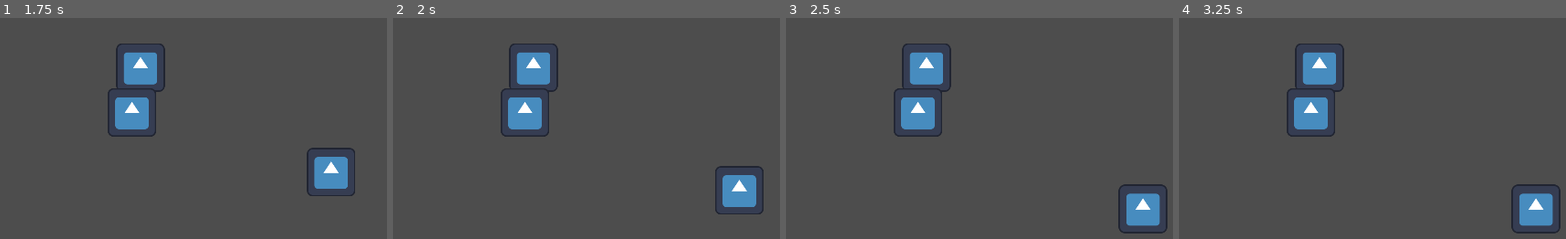
Above: before the commit, frames 1-4 (left to right).
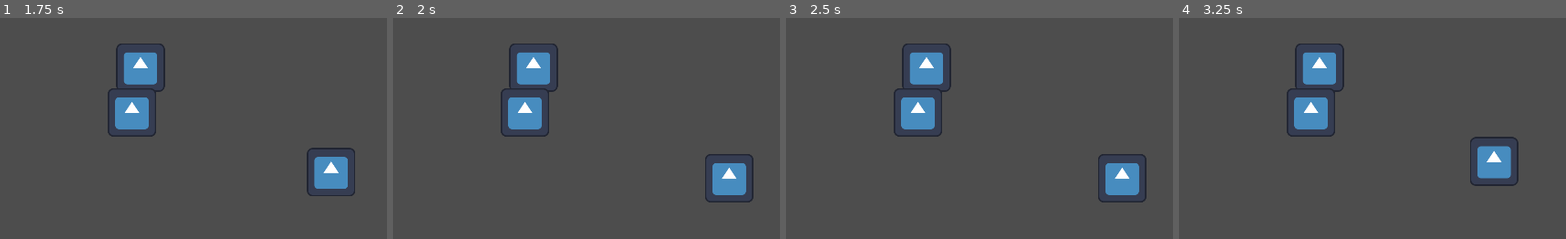
Above: after the commit, the same moments.

Repository: Gr0minet/GGJ2024
Game: Godot game, scene res://src/main/test.tscn
Same seed, same stepped clock (60 frames per second), same inputs: the game is played once before the commit and once after it. The engine's default icon, where the game draws it, is replaced by a stand-in: a white triangle on a blue panel in a dark square.
Inputs:
- Up to frame 1 (1.75 s): hold D (right) 0.53-1.28 s; tap Space (poop) at 0.6, 1.35 s; hold S (down) from 1.28 s (still down)
- Up to frame 2 (2 s): keep holding S (down)
- Up to frame 3 (2.5 s): release S (down) at 2.03 s; hold D (right) from 2.03 s (still down); tap Space (poop) at 2.1 s
- Up to frame 4 (3.25 s): tap Enter at 2.75 s; release D (right) at 2.78 s; hold W (up) from 2.78 s (still down); tap Space (poop) at 2.85 s

Frame 1 is identical in both runs. In frame 2, 2.0% of the frame differs, in the area x 80-96%, y 61-89%; in frame 3, 3.1%; in frame 4, 3.3%, in the area x 75-99%, y 53-98%.
Error before the commit: Parse Error: Identifier "_wandering_time" not declared in the current scope. (res://src/pnj/states/idle.gd:18)

Commit message:
Fix le bug sur idle.gd

Diff:
--- a/src/pnj/pnj.tscn
+++ b/src/pnj/pnj.tscn
@@ -62,8 +62,6 @@
 
 [node name="Idle" type="Node" parent="StateMachine"]
 script = ExtResource("4_eccfn")
-min_wait = null
-max_wait = null
 
 [node name="Laughing" type="Node" parent="StateMachine"]
 script = ExtResource("5_3ed7v")
--- a/src/pnj/states/idle.gd
+++ b/src/pnj/states/idle.gd
@@ -15,7 +15,7 @@
 func enter(msg: = {}) -> void:
 	print(owner.name, " idling")
 	_idling_time = randf_range(min_wait, max_wait)
-	_timer.start(_wandering_time)
+	_timer.start(_idling_time)
 
 func exit(msg: = {}) -> void:
 	if not _timer.is_stopped():
Not shown, changed: todo.txt
